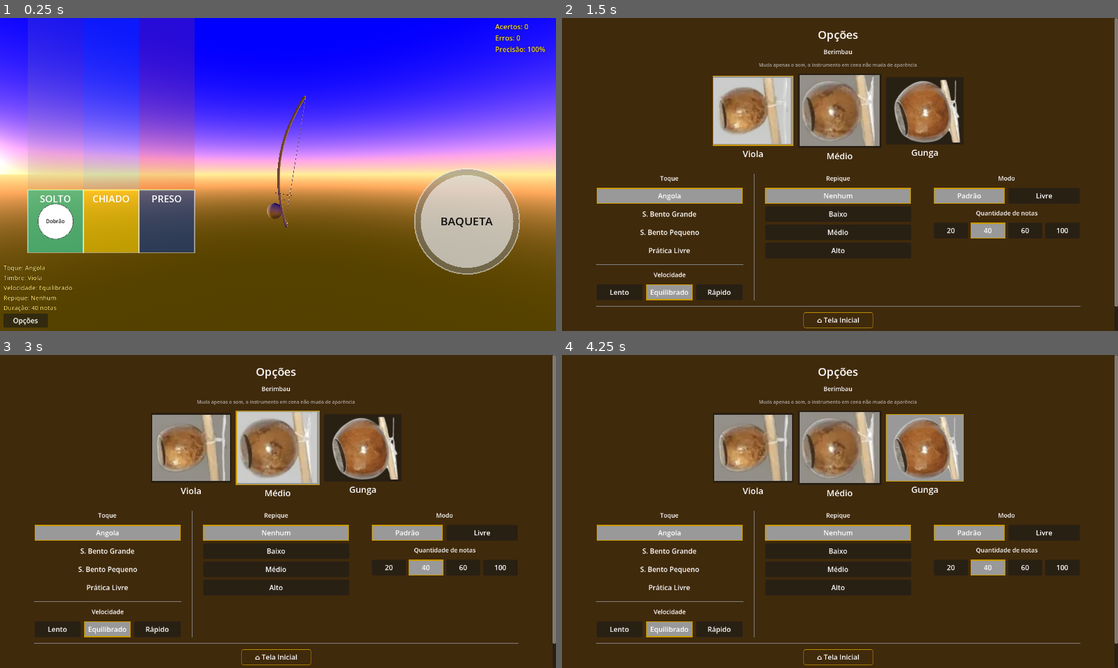
Above: before the commit, frames 1-4 (two rows, left to right).
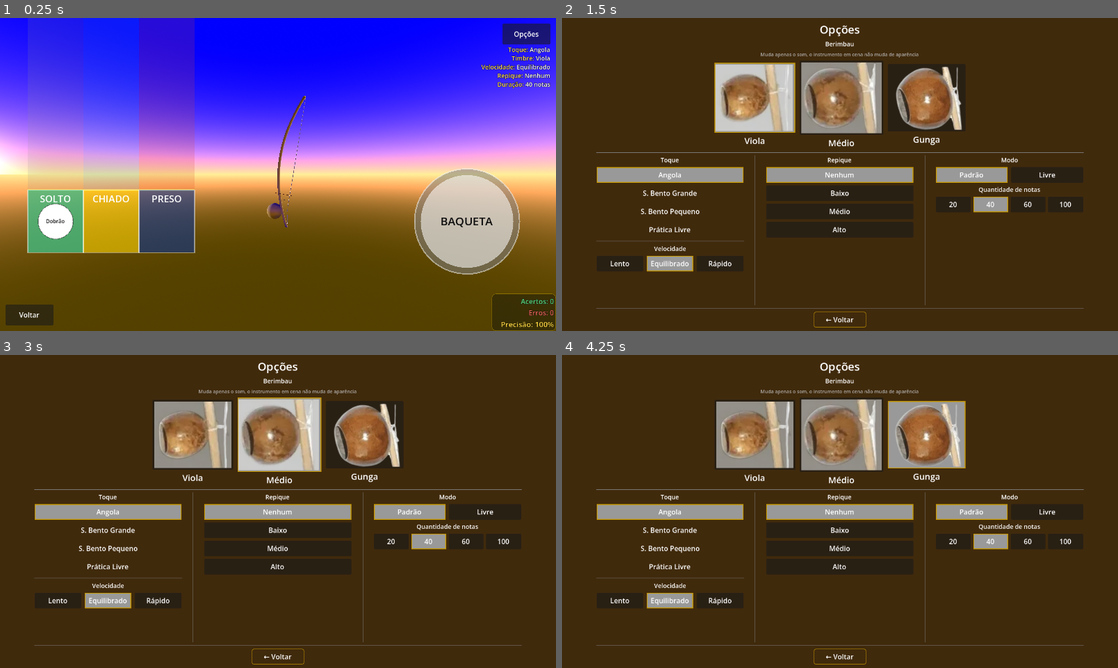
Above: after the commit, the same moments.

Repository: frsbrito/berimbau-3d
Game: Godot game, scene res://scenes/main.tscn
Same seed, same stepped clock (60 frames per second), same inputs: the game is played once before the commit and once after it. This scene is started directly instead of the project's main scene.
Inputs (mouse positions are in pixels of both pictures, inside the frame that each line leads up to; where the layout moved, square brackets give the same spot in the first picture):
- Up to frame 1 (0.25 s): no input
- Up to frame 2 (1.5 s): click (589, 315) at 0.5 s, where only the run after the commit has a clickable "Voltar"; click (840, 180) at 1.25 s, where only the run after the commit has a clickable "Opções"
- Up to frame 3 (3 s): click (194, 433) [189, 448] at 2 s; click (278, 433) [278, 448] at 2.75 s
- Up to frame 4 (4.25 s): click (928, 433) [923, 448] at 3.5 s

The runs differ from the first frame. In frame 1, 3.3% of the frame differs, in the area x 0-100%, y 1-100%; in frame 2, 19%; in frame 3, 19%; in frame 4, 20%, in the area x 6-100%, y 0-100%.

Commit message:
Reestiliza placar e bloco de opções da HUD, adiciona botão Voltar

Diff:
--- a/scenes/hud.gd
+++ b/scenes/hud.gd
@@ -21,22 +21,23 @@
 	erros_label.visible = not pratica_livre
 	porcentagem_label.visible = not pratica_livre
 
+const COR_VALOR_OPCAO = "#ffffff"
+
+func _linha_opcao(rotulo: String, valor: String) -> String:
+	return "%s [color=%s]%s[/color]" % [rotulo, COR_VALOR_OPCAO, valor]
+
 func _atualizar_opcoes_atuais_label():
-	if GameData.pratica_livre_ativa:
-		opcoes_atuais_label.text = "Toque: %s\nTimbre: %s\nVelocidade: %s" % [
-			GameData.nome_toque_atual(),
-			GameData.nome_berimbau_atual(),
-			GameData.nome_velocidade_atual(),
-		]
-		return
+	var linhas = [
+		_linha_opcao("Toque:", GameData.nome_toque_atual()),
+		_linha_opcao("Timbre:", GameData.nome_berimbau_atual()),
+		_linha_opcao("Velocidade:", GameData.nome_velocidade_atual()),
+	]
 
-	opcoes_atuais_label.text = "Toque: %s\nTimbre: %s\nVelocidade: %s\nRepique: %s\nDuração: %s" % [
-		GameData.nome_toque_atual(),
-		GameData.nome_berimbau_atual(),
-		GameData.nome_velocidade_atual(),
-		GameData.nome_repique_nivel(),
-		GameData.nome_duracao_partida(),
-	]
+	if not GameData.pratica_livre_ativa:
+		linhas.append(_linha_opcao("Repique:", GameData.nome_repique_nivel()))
+		linhas.append(_linha_opcao("Duração:", GameData.nome_duracao_partida()))
+
+	opcoes_atuais_label.text = "[right]%s[/right]" % "\n".join(linhas)
 
 func atualizar_hud(acertos, erros):
 	acertos_label.text = "Acertos: " + str(acertos)
@@ -70,3 +71,7 @@
 
 func _on_encerrar_pressed() -> void:
 	get_tree().change_scene_to_file("res://scenes/menus/menu_principal.tscn")
+
+func _on_voltar_pressed() -> void:
+	get_tree().paused = false
+	get_tree().change_scene_to_file("res://scenes/menus/menu_principal.tscn")
--- a/scenes/hud.tscn
+++ b/scenes/hud.tscn
@@ -1,6 +1,18 @@
 [gd_scene format=3 uid="uid://cdc5vdt0pw1ve"]
 
 [ext_resource type="Script" uid="uid://bcddj8kr6536n" path="res://scenes/hud.gd" id="1_ahhtf"]
+
+[sub_resource type="StyleBoxFlat" id="StyleBoxFlat_placar"]
+bg_color = Color(0.05, 0.07, 0.05, 0.4)
+border_width_left = 1
+border_width_top = 1
+border_width_right = 1
+border_width_bottom = 1
+border_color = Color(1, 0.83, 0, 0.35)
+corner_radius_top_left = 10
+corner_radius_top_right = 10
+corner_radius_bottom_right = 10
+corner_radius_bottom_left = 10
 
 [node name="HUD" type="Control" unique_id=1709008806]
 layout_mode = 3
@@ -9,96 +21,123 @@
 offset_bottom = 40.0
 script = ExtResource("1_ahhtf")
 
+[node name="PlacarPanel" type="Panel" parent="." unique_id=1900000001]
+layout_mode = 1
+anchors_preset = 1
+anchor_left = 1.0
+anchor_right = 1.0
+offset_left = 1092.0
+offset_top = 634.0
+offset_right = 1240.0
+offset_bottom = 720.0
+grow_horizontal = 0
+theme_override_styles/panel = SubResource("StyleBoxFlat_placar")
+
 [node name="AcertosLabel" type="Label" parent="." unique_id=1768732039]
 layout_mode = 1
 anchors_preset = 1
 anchor_left = 1.0
 anchor_right = 1.0
-offset_left = 1100.0
-offset_top = 8.0
-offset_right = 1232.0
-offset_bottom = 32.0
+offset_left = 1104.0
+offset_top = 640.0
+offset_right = 1236.0
+offset_bottom = 664.0
 grow_horizontal = 0
-theme_override_colors/font_color = Color(0.98, 0.85, 0.35, 1)
+theme_override_colors/font_color = Color(0.35, 0.85, 0.5, 1)
 theme_override_colors/font_outline_color = Color(0, 0, 0, 1)
 theme_override_constants/outline_size = 2
 theme_override_font_sizes/font_size = 16
 text = "Acertos: 0"
+horizontal_alignment = 2
 
 [node name="ErrosLabel" type="Label" parent="." unique_id=1145818363]
 layout_mode = 1
 anchors_preset = 1
 anchor_left = 1.0
 anchor_right = 1.0
-offset_left = 1100.0
-offset_top = 34.0
-offset_right = 1232.0
-offset_bottom = 58.0
+offset_left = 1104.0
+offset_top = 666.0
+offset_right = 1236.0
+offset_bottom = 690.0
 grow_horizontal = 0
-theme_override_colors/font_color = Color(0.98, 0.85, 0.35, 1)
+theme_override_colors/font_color = Color(0.92, 0.4, 0.35, 1)
 theme_override_colors/font_outline_color = Color(0, 0, 0, 1)
 theme_override_constants/outline_size = 2
 theme_override_font_sizes/font_size = 16
 text = "Erros: 0"
+horizontal_alignment = 2
 
 [node name="PorcentagemLabel" type="Label" parent="." unique_id=1621319468]
 layout_mode = 1
 anchors_preset = 1
 anchor_left = 1.0
 anchor_right = 1.0
-offset_left = 1100.0
-offset_top = 60.0
-offset_right = 1232.0
-offset_bottom = 84.0
+offset_left = 1104.0
+offset_top = 692.0
+offset_right = 1236.0
+offset_bottom = 716.0
 grow_horizontal = 0
-theme_override_colors/font_color = Color(0.98, 0.85, 0.35, 1)
+theme_override_colors/font_color = Color(1, 0.85, 0.25, 1)
 theme_override_colors/font_outline_color = Color(0, 0, 0, 1)
 theme_override_constants/outline_size = 2
-theme_override_font_sizes/font_size = 16
+theme_override_font_sizes/font_size = 17
 text = "Precisão: 100%"
+horizontal_alignment = 2
 
 [node name="Config" type="Button" parent="." unique_id=1437656615]
 layout_mode = 1
-offset_left = 8.0
-offset_top = 680.0
-offset_right = 110.0
-offset_bottom = 712.0
+offset_left = 1157.0
+offset_top = 13.0
+offset_right = 1267.0
+offset_bottom = 61.0
 text = "Opções"
+
+[node name="Voltar" type="Button" parent="." unique_id=2200000001]
+layout_mode = 1
+offset_left = 13.0
+offset_top = 659.0
+offset_right = 123.0
+offset_bottom = 707.0
+text = "Voltar"
 
 [node name="Finalizar" type="Button" parent="." unique_id=1837148487]
 visible = false
 layout_mode = 1
-offset_left = 118.0
-offset_top = 680.0
-offset_right = 220.0
-offset_bottom = 712.0
+offset_left = 131.0
+offset_top = 659.0
+offset_right = 241.0
+offset_bottom = 707.0
 text = "Finalizar"
 
-[node name="Encerrar" type="Button" parent="."]
+[node name="Encerrar" type="Button" parent="." unique_id=2114822315]
 visible = false
 layout_mode = 1
-offset_left = 118.0
-offset_top = 680.0
-offset_right = 220.0
-offset_bottom = 712.0
+offset_left = 131.0
+offset_top = 659.0
+offset_right = 241.0
+offset_bottom = 707.0
 text = "Encerrar"
 
-[node name="OpcoesAtuaisLabel" type="Label" parent="." unique_id=778430240]
+[node name="OpcoesAtuaisLabel" type="RichTextLabel" parent="." unique_id=778430240]
 layout_mode = 1
-offset_left = 8.0
-offset_top = 565.0
-offset_right = 290.0
-offset_bottom = 677.0
-theme_override_colors/font_color = Color(0.98, 0.85, 0.35, 1)
+offset_left = 985.0
+offset_top = 63.0
+offset_right = 1267.0
+offset_bottom = 175.0
+theme_override_colors/default_color = Color(0.98, 0.85, 0.35, 1)
 theme_override_colors/font_outline_color = Color(0, 0, 0, 1)
 theme_override_constants/outline_size = 2
-theme_override_font_sizes/font_size = 14
-text = "Toque: Angola
+theme_override_font_sizes/normal_font_size = 14
+bbcode_enabled = true
+text = "[right]Toque: Angola
 Timbre: Viola
 Velocidade: Equilibrado
 Repique: Nenhum
-Duração: 40 notas"
+Duração: 40 notas[/right]"
+fit_content = true
+scroll_active = false
 
 [connection signal="pressed" from="Config" to="." method="_on_config_pressed"]
+[connection signal="pressed" from="Voltar" to="." method="_on_voltar_pressed"]
 [connection signal="pressed" from="Finalizar" to="." method="_on_finalizar_pressed"]
 [connection signal="pressed" from="Encerrar" to="." method="_on_encerrar_pressed"]
--- a/scenes/menus/menu_opcoes_principal.tscn
+++ b/scenes/menus/menu_opcoes_principal.tscn
@@ -146,13 +146,13 @@
 size_flags_horizontal = 3
 size_flags_vertical = 3
 theme_override_constants/margin_left = 80
-theme_override_constants/margin_top = 20
+theme_override_constants/margin_top = 8
 theme_override_constants/margin_right = 80
-theme_override_constants/margin_bottom = 20
+theme_override_constants/margin_bottom = 8
 
 [node name="VBoxContainer" type="VBoxContainer" parent="Panel/ScrollContainer/MarginContainer" unique_id=1823969015]
 layout_mode = 2
-theme_override_constants/separation = 12
+theme_override_constants/separation = 6
 alignment = 1
 
 [node name="Label_Titulo" type="Label" parent="Panel/ScrollContainer/MarginContainer/VBoxContainer" unique_id=331244550]
@@ -186,7 +186,7 @@
 
 [node name="BtnViola" type="Button" parent="Panel/ScrollContainer/MarginContainer/VBoxContainer/HBoxContainer_Berimbaus/VBox_Viola" unique_id=434103224]
 unique_name_in_owner = true
-custom_minimum_size = Vector2(70, 56)
+custom_minimum_size = Vector2(64, 48)
 layout_mode = 2
 theme_override_styles/pressed = SubResource("StyleBoxFlat_78pbx")
 toggle_mode = true
@@ -204,7 +204,7 @@
 
 [node name="BtnMedio" type="Button" parent="Panel/ScrollContainer/MarginContainer/VBoxContainer/HBoxContainer_Berimbaus/VBox_Medio" unique_id=1243571997]
 unique_name_in_owner = true
-custom_minimum_size = Vector2(70, 56)
+custom_minimum_size = Vector2(64, 48)
 layout_mode = 2
 theme_override_styles/pressed = SubResource("StyleBoxFlat_78pbx")
 toggle_mode = true
@@ -222,7 +222,7 @@
 
 [node name="BtnGunga" type="Button" parent="Panel/ScrollContainer/MarginContainer/VBoxContainer/HBoxContainer_Berimbaus/VBox_Gunga" unique_id=416496404]
 unique_name_in_owner = true
-custom_minimum_size = Vector2(70, 56)
+custom_minimum_size = Vector2(64, 48)
 layout_mode = 2
 theme_override_styles/pressed = SubResource("StyleBoxFlat_78pbx")
 toggle_mode = true
@@ -246,7 +246,7 @@
 layout_mode = 2
 size_flags_horizontal = 3
 size_flags_vertical = 3
-theme_override_constants/separation = 12
+theme_override_constants/separation = 6
 
 [node name="Label_Toque" type="Label" parent="Panel/ScrollContainer/MarginContainer/VBoxContainer/HBoxContainer_Columns/VBoxContainer_Left" unique_id=1686039774]
 layout_mode = 2
@@ -356,7 +356,7 @@
 layout_mode = 2
 size_flags_horizontal = 3
 size_flags_vertical = 3
-theme_override_constants/separation = 12
+theme_override_constants/separation = 6
 
 [node name="Label_Repique" type="Label" parent="Panel/ScrollContainer/MarginContainer/VBoxContainer/HBoxContainer_Columns/VBoxContainer_Right" unique_id=221133441]
 layout_mode = 2
@@ -417,7 +417,7 @@
 layout_mode = 2
 size_flags_horizontal = 3
 size_flags_vertical = 3
-theme_override_constants/separation = 12
+theme_override_constants/separation = 6
 
 [node name="Label_Modo" type="Label" parent="Panel/ScrollContainer/MarginContainer/VBoxContainer/HBoxContainer_Columns/VBoxContainer_Modo" unique_id=700000003]
 layout_mode = 2
